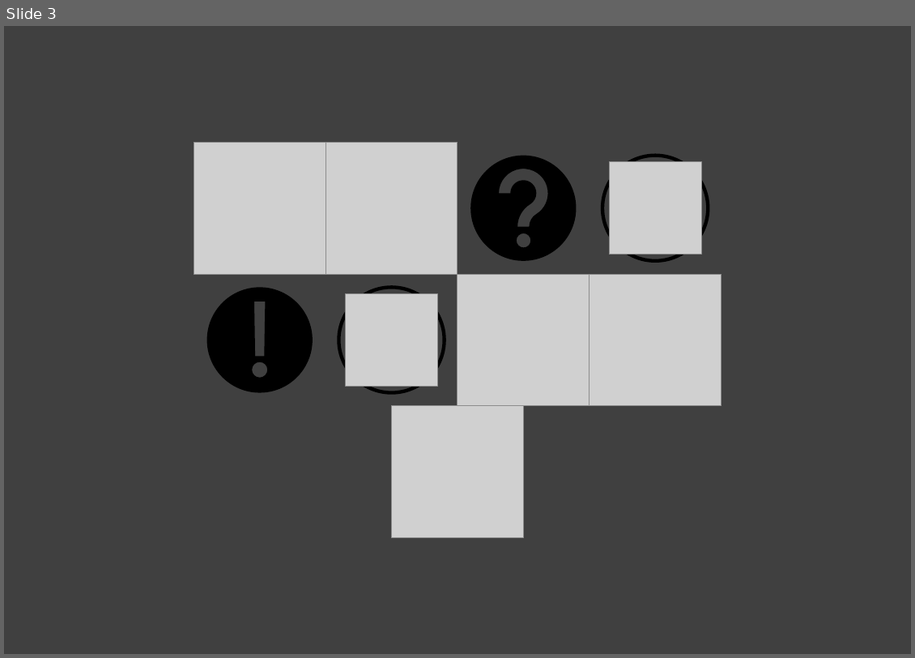
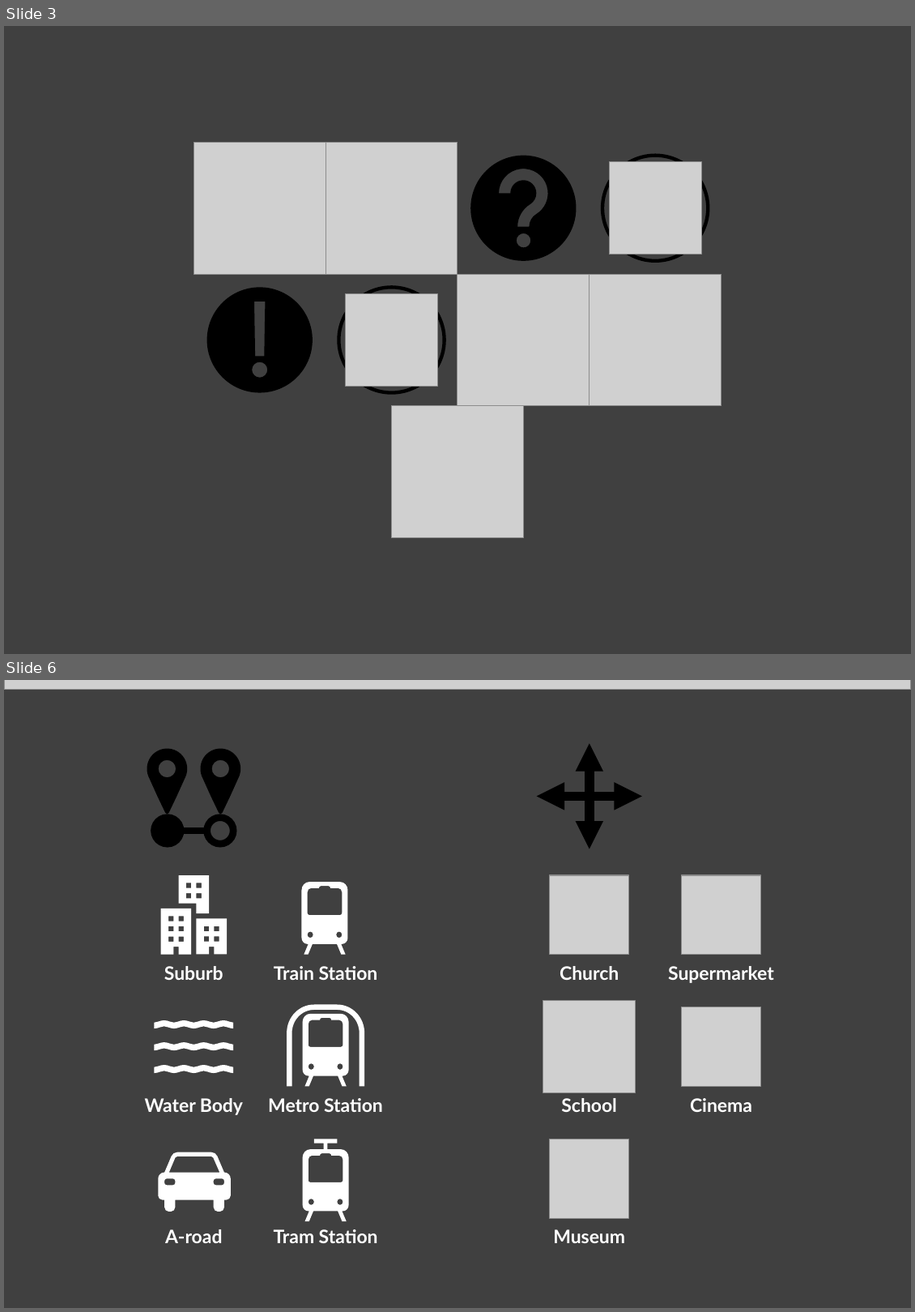
Before and after one commit to Ruben-White/jetlag-hide-and-seek, a slide deck: prototype/prototype v2.pptx. Shown one above the other, each under a label of ours: slide 3 before the commit, slides 3 and 6 after it; the slides between them are not shown. The pictures are 915x658 and 915x1312 pixels, drawn with LibreOffice and Linux fonts; fonts in the diff are those of the drawing; grey boxes stand for pictures. Boxes give left, top, right and bottom in pixels: in the first picture for what was removed or moved away, otherwise in the second. Text is boxed around its words. In the diff, an @@ line names an element or a change of style, - is before the commit and + after.

```diff
--- a/prototype/prototype v2.pptx
+++ b/prototype/prototype v2.pptx
@@ slide 6 added at <box>4,680,911,1308</box>, background #404040 @@
@@ picture added at <box>4,680,911,690</box> @@
@@ group added at <box>147,749,241,844</box>: 2 ellipses, 2 freeform shapes, 1 line @@
@@ double arrow added from (590, 849) to (590, 744), #000000 8 pt @@
@@ double arrow added from (642, 797) to (537, 797), #000000 8 pt @@
@@ group added at <box>160,875,227,980</box>: 3 freeform shapes, 1 text @@
+Suburb
@@ freeform shape added at <box>302,882,348,955</box>, fill #FFFFFF @@
@@ picture added at <box>550,875,629,954</box> @@
@@ picture added at <box>682,875,761,954</box> @@
@@ text added at <box>274,966,378,980</box>, 16 pt, text #FFFFFF, bold @@
+Train Station
@@ text added at <box>560,966,619,980</box>, 16 pt, text #FFFFFF, bold @@
+Church
@@ text added at <box>668,966,774,983</box>, 16 pt, text #FFFFFF, bold @@
+Supermarket
@@ freeform shape added at <box>290,1007,363,1087</box>, outline #FFFFFF 4.5 pt @@
@@ freeform shape added at <box>303,1015,349,1087</box>, fill #FFFFFF @@
@@ picture added at <box>543,1001,636,1093</box> @@
@@ picture added at <box>682,1007,761,1087</box> @@
@@ group added at <box>145,1020,243,1115</box>: 3 freeform shapes, 1 text @@
+Water Body
@@ text added at <box>268,1098,383,1112</box>, 16 pt, text #FFFFFF, bold @@
+Metro Station
@@ text added at <box>561,1098,616,1112</box>, 16 pt, text #FFFFFF, bold @@
+School
@@ text added at <box>690,1098,752,1112</box>, 16 pt, text #FFFFFF, bold @@
+Cinema
@@ freeform shape added at <box>303,1139,349,1221</box>, fill #FFFFFF @@
@@ picture added at <box>550,1139,629,1218</box> @@
@@ freeform shape added at <box>158,1152,231,1212</box>, fill #FFFFFF @@
@@ text added at <box>165,1229,222,1243</box>, 16 pt, text #FFFFFF, bold @@
+A-road
@@ text added at <box>274,1229,378,1243</box>, 16 pt, text #FFFFFF, bold @@
+Tram Station
@@ text added at <box>553,1229,625,1243</box>, 16 pt, text #FFFFFF, bold @@
+Museum
```
Also in this commit, not shown: 3 slides changed, 3 other slides added, 38 other files.
